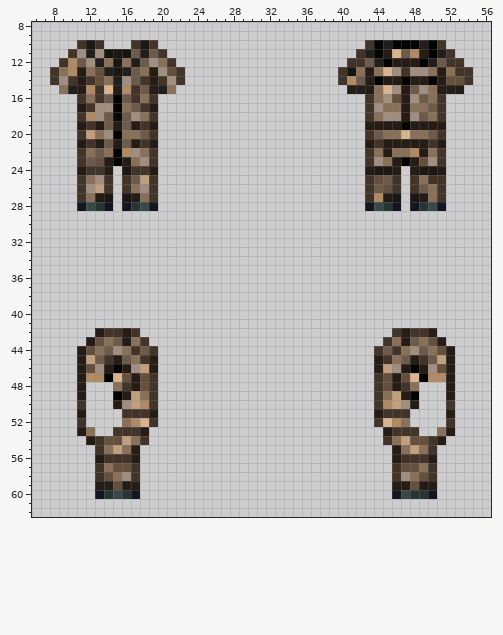
A pixel-art sprite gets an edit: Resources/Textures/_RMC14/Objects/Clothing/Uniforms/Command/XO/camo_operations/desert.rsi/jacket-equipped-INNERCLOTHING.png. The first picture shows the starting point.
The file is 64x64 pixels. Colours within 5 levels of each other are drawn and written as one. Shown: x 6..56, y 8..62.
New version:
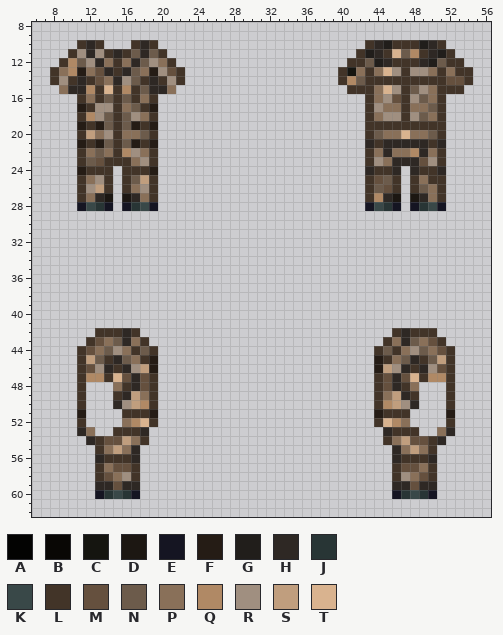
Palette (. is transparent): A #030302  B #090705  C #151510  D #1c1712  E #151522  F #251c15  G #211e1b  H #2e2824  J #283535  K #394848  L #423428  M #65503e  N #6c5b4b  P #897059  Q #b08965  R #a08f80  S #c09e7e  T #d9b38f
Difference:
@@ x 6..56 @@
  9 ...................................................
-10 .....LDL...LDL.......................LAGAAAGAL.....
-11 ....LRGRCDCNGNL.....................LGAFTNQFAGL....
-12 ...LQNRGPDPGNRPL...................LLNGAFFFAGNLL...
-13 ..LPQFPMGDGNPFRML.................LCPFPTRLRRPFPLL..
-14 ..LRLFLMPGRNLFLRL.................LQNFAFFAFFAFMML..
-15 ...PGFQLTFQLNFGP...................FGFPTRFNRPFGF...
-16 .....LPLNANLPL.......................LPRMFRNPL.....
-17 .....FLRRAPNLF.......................LRPPFPPNL.....
-18 .....LQRNBNRPL.......................LPRRFRNPL.....
-19 .....FLFNFNFLF.......................FFFFAFFFF.....
-20 .....LSPRAPPNL.......................LNPPTPPNL.....
-21 .....FLFNFNFLF.......................FLFFFFFLF.....
-22 .....LPNPAQRPL.......................LPFPPQFPL.....
-23 .....LNMFAFPRL.......................LRPFAFMRL.....
-24 .....FLLF.DLLF.......................FDDF.FDDF.....
+10 .....LHL...LHL.......................LHGLLLGHL.....
+11 ....LRHRLHLNHNL.....................LGHLTNQLHGL....
+12 ...LQNRHPLPHNRPL...................LLNGHLLLHGNLL...
+13 ..LPQFPMHLHNPFRML.................LCPLPTRLRRPLPLL..
+14 ..LRLHLMPHRNLHLRL.................LQNLLLLLLLLLMML..
+15 ...PHHQLTLQLNHHP...................LLLPTRLNRPLLL...
+16 .....LPLNLNLPL.......................LPRMLRNPL.....
+17 .....FLRRLPNLF.......................LRPPLPPNL.....
+18 .....LQRNLNRPL.......................LPRRLRNPL.....
+19 .....FLFNLNFLF.......................LLLLLLLLL.....
+20 .....LSPRLPPNL.......................LNPPTPPNL.....
+21 .....FLFNLNFLF.......................HLHHHHHLH.....
+22 .....LPNPLQRPL.......................LPHPPQHPL.....
+23 .....LNMLLLPRL.......................LRPHHHMRL.....
+24 .....FLLL.LLLF.......................HLLH.HLLH.....
 25 .....LPRL.LNSL.......................LMNL.LPLL.....
 26 .....LRSL.LPRL.......................LNML.LNPL.....
-27 .....LPFD.DFPL.......................LQFD.DFPL.....
+27 .....LPHD.DHPL.......................LQHD.DHPL.....
 28 .....EKJE.EJKE.......................EKJE.EJKE.....
@@ x 6..56 @@
 41 ...................................................
-42 .......FLLFL............................LFLLF......
-43 ......FMPNFPL..........................LPFNPMF.....
-44 .....FMPNRPLNL........................LNLPRNPMF....
-45 .....FSNLFNPLF........................FLPNFLNSF....
-46 .....FMRFAFRSF........................FSRFAFRMF....
-47 .....FQQATMFML........................LMFMTAQQF....
-48 .....F...PLFML........................LMFLP...F....
-49 .....F...AFSPL........................LPSFA...F....
-50 .....L...FRSQL........................LQSRF...L....
+42 .......LLLHL............................LHLLL......
+43 ......LMPNHPL..........................LPHNPML.....
+44 .....LMPNRPLNL........................LNLPRNPML....
+45 .....LSNLHNPLF........................FLPNHLNSL....
+46 .....LMRHLHRSF........................FSRHLHRML....
+47 .....LQQLTMHML........................LMHMTLQQL....
+48 .....L...PLHML........................LMHLP...L....
+49 .....L...LHSPL........................LPSHL...L....
+50 .....L...HRSQL........................LQSRH...L....
 51 .....F....LLLF........................FLLL....F....
 52 .....L....PQTL........................LTQP....L....
-53 .....FP..LLLF..........................FLLL..PF....
-54 ......FLMMSPL..........................LPSMMLF.....
-55 .......LPSPF............................FPSPL......
-56 .......FLLLF............................FLLLF......
+53 .....HP..LLLH..........................HLLL..PH....
+54 ......HLMMSPL..........................LPSMMLH.....
+55 .......LPSPH............................HPSPL......
+56 .......HLLLH............................HLLLH......
 57 .......LPMML............................LMMPL......
 58 .......LMPRL............................LRPML......
-59 .......FFMFF............................FFMFF......
-60 .......EJKJE............................EKJJE......
+59 .......HHMHH............................HHMHH......
+60 .......EJKJE............................EJKJE......
 61 ...................................................
